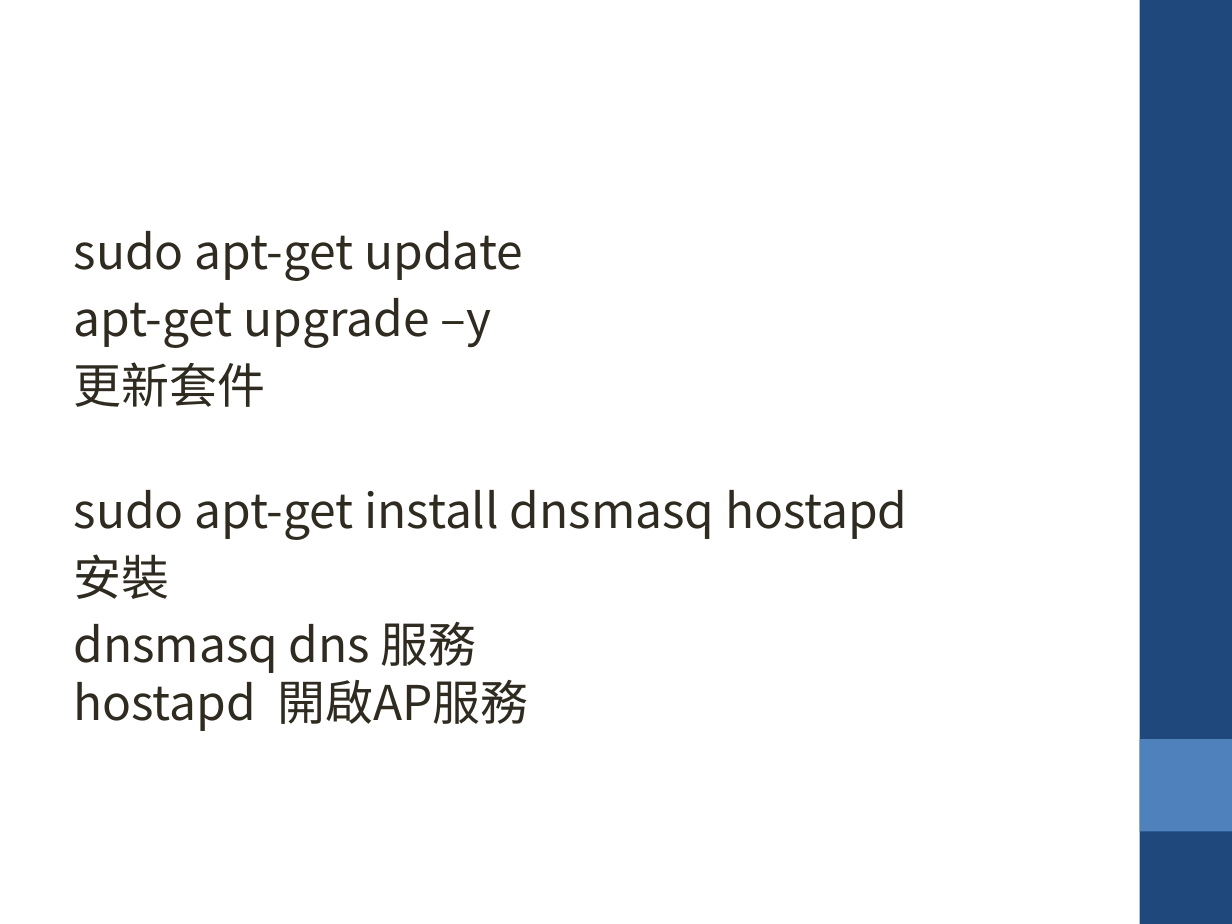
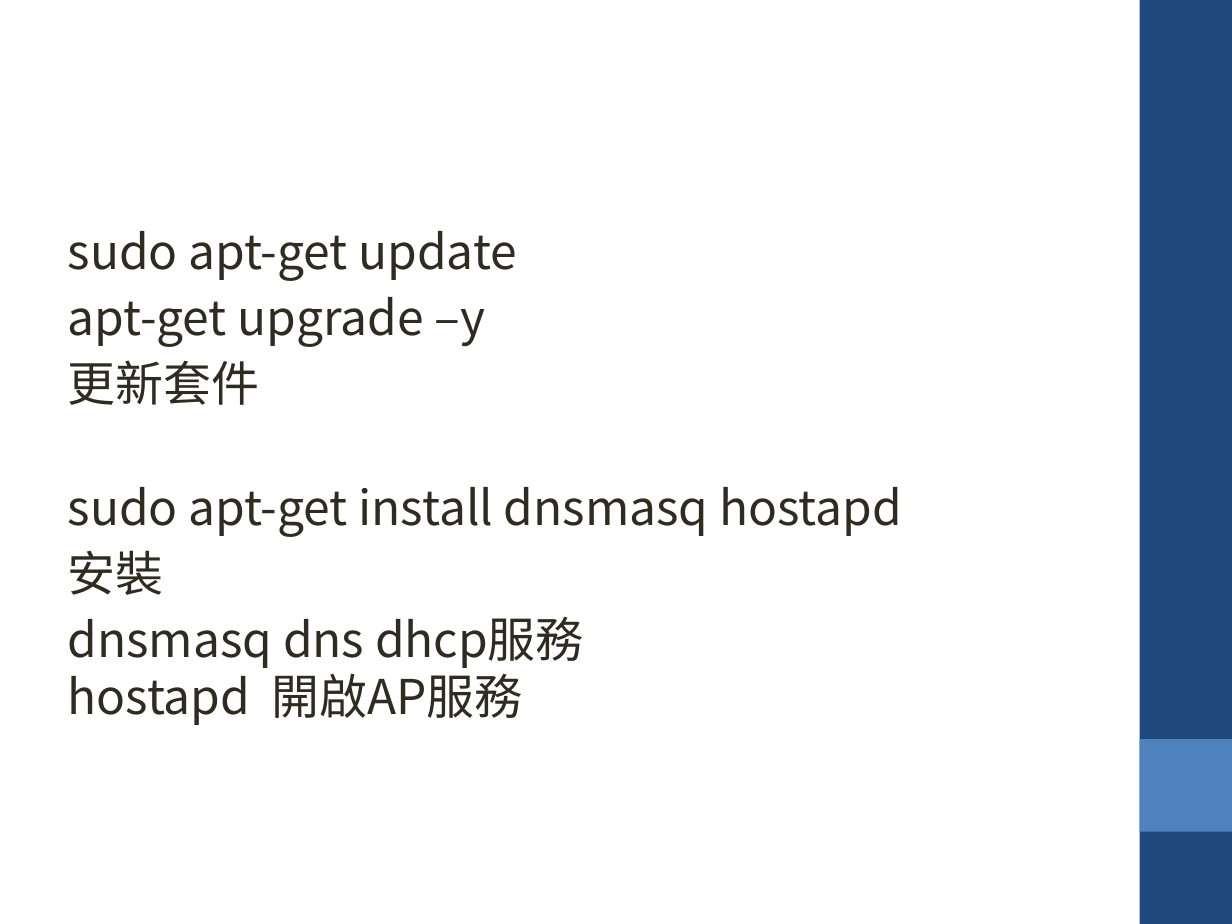
Before and after one commit to krnick/AP_MODE, a slide deck: slide 2 of 設定wifi ap_repeater.pptx. Drawn at 1232x924 pixels with LibreOffice and Linux fonts; fonts in the diff are those of the drawing. Boxes give left, top, right and bottom in pixels: in the first picture for what was removed or moved away, otherwise in the second. Text is boxed around its words. In the diff, an @@ line names an element or a change of style, - is before the commit and + after.

```diff
--- a/設定wifi ap_repeater.pptx
+++ b/設定wifi ap_repeater.pptx
@@ text at [68, 617, 583, 725]: text changed @@
-dnsmasq dns 服務
-hostapd 開啟AP服務
+dnsmasq dns dhcp服務
+hostapd 開啟AP服務
```
Also in this commit, not shown: 17 other slides changed, 1 slide added, 1 other file.
